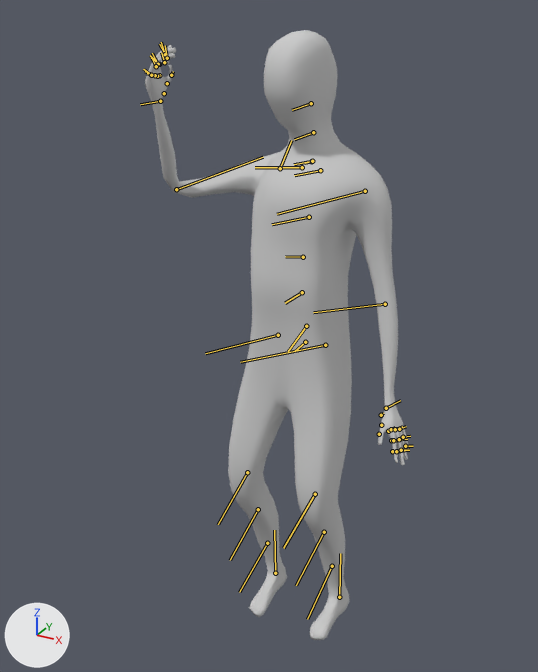
What one commit did to the FBX model exit mask/Assets/Models/Characters/player.FBX.
One viewpoint serves both versions: a camera (50 mm lens) standing at (0.539, -1.093, 1.188) and looking at (-0.07, 0.015, 0.634). Every picture has the same lights, and +X, +Y and +Z are marked at lower left. Both versions are drawn at frame 130 of the action 'Take 001'; the numbers are the values there. The bones that bend it are drawn over the model as lines.

Objects in the first picture: 'm_c'.
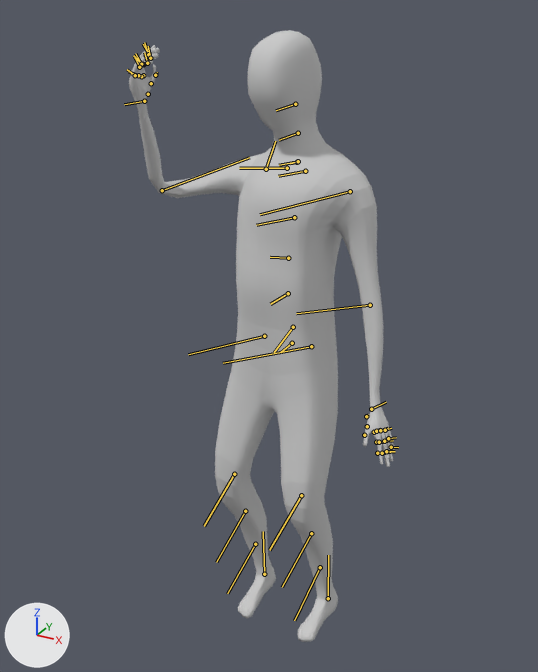
Location of each change, [x1, y1, x2, y2] in pixels of the pictures (538 x 672 px):
'm_c', posed: before [145, 30, 409, 640]; after [129, 30, 395, 642]
bone 'Base HumanPelvis', root to tip: before (305, 342) to (294, 351); after (292, 343) to (280, 352)

The edits, one by one:
Bone 'Base HumanPelvis' (bone_base_humanpelvis) moves from (-3.1, 0.4, 0.0) to (-3.1, 2.0, -2.0).
